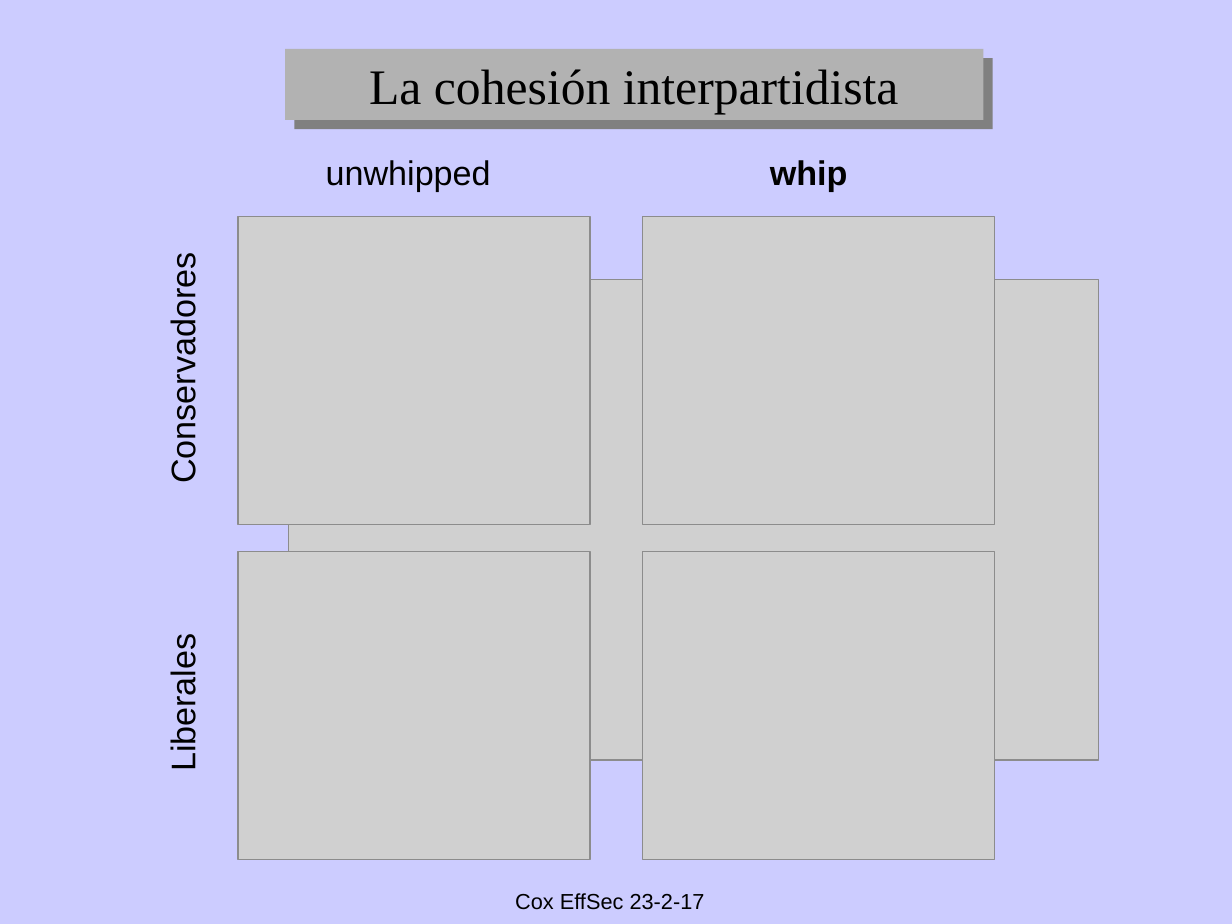
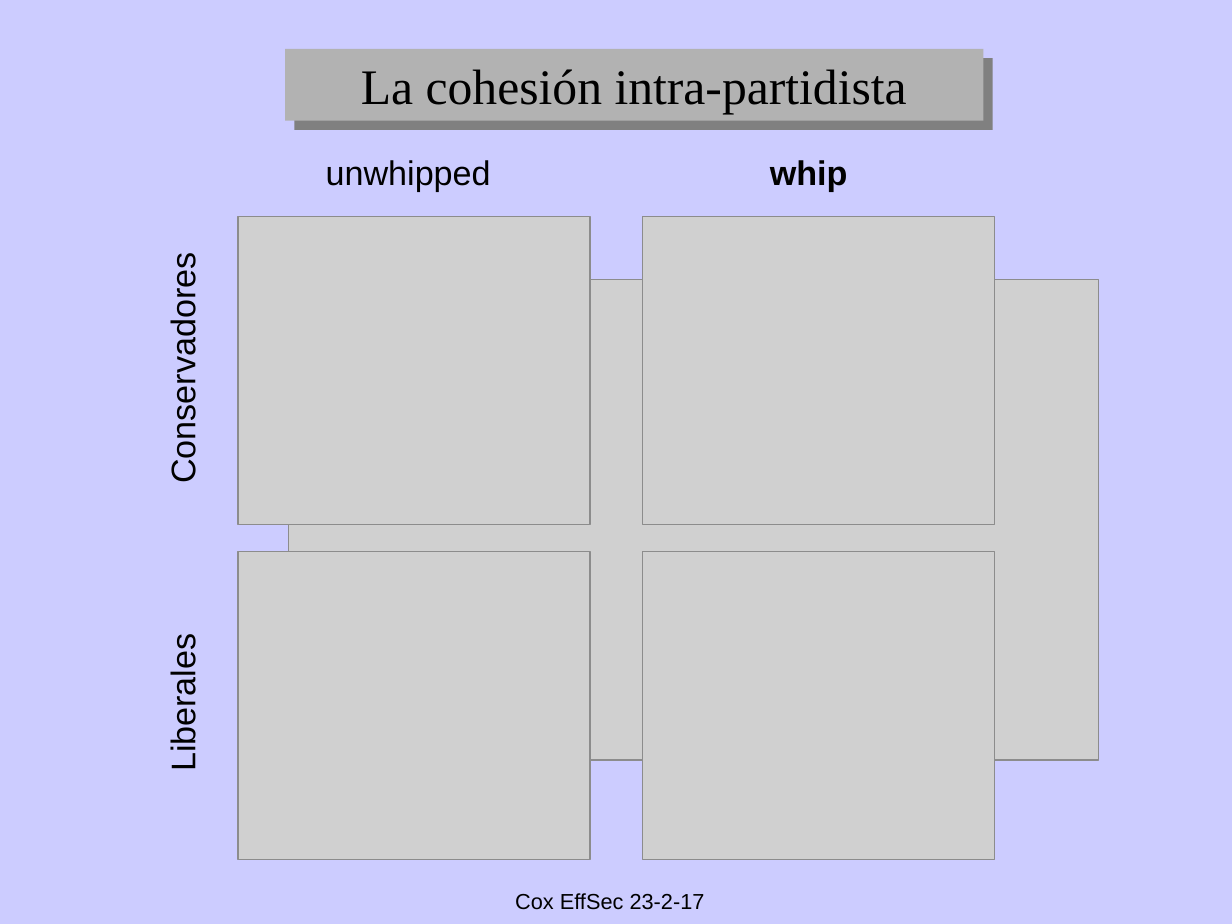
Before and after one commit to emagar/pc3, a slide deck: slide 24 of class/06-efficient-secret/claseEffSecret.pptx. Drawn at 1232x924 pixels with LibreOffice and Linux fonts; fonts in the diff are those of the drawing; grey boxes stand for pictures. Boxes give left, top, right and bottom in pixels: in the first picture for what was removed or moved away, otherwise in the second. Text is boxed around its words. In the diff, an @@ line names an element or a change of style, - is before the commit and + after.

```diff
--- a/class/06-efficient-secret/claseEffSecret.pptx
+++ b/class/06-efficient-secret/claseEffSecret.pptx
@@ text in rectangle at [361, 69, 907, 123]: text changed @@
-La cohesión interpartidista
+La cohesión intra-partidista
```
Also in this commit, not shown: 1 other slide changed, 2 other files.
